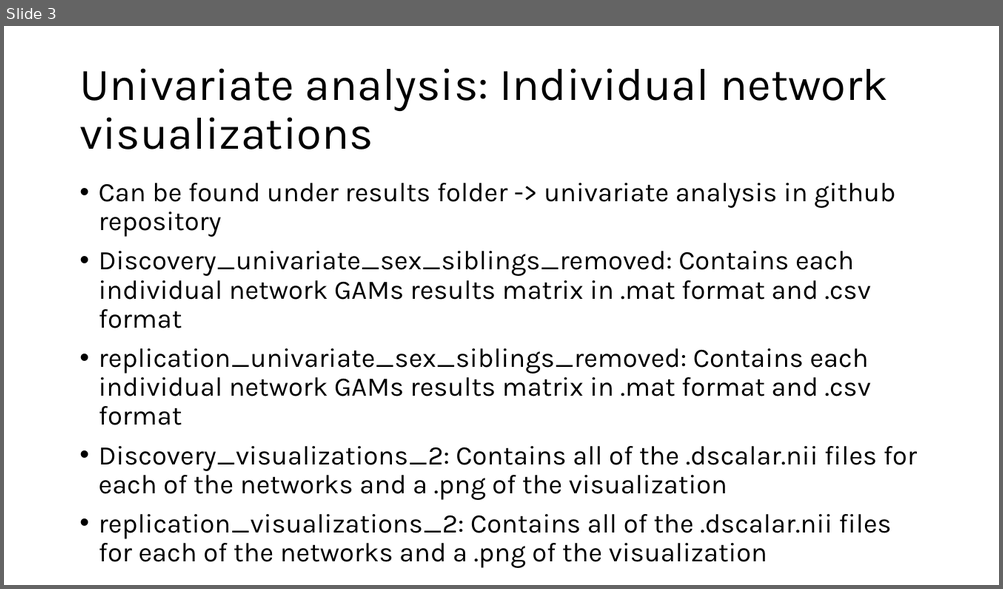
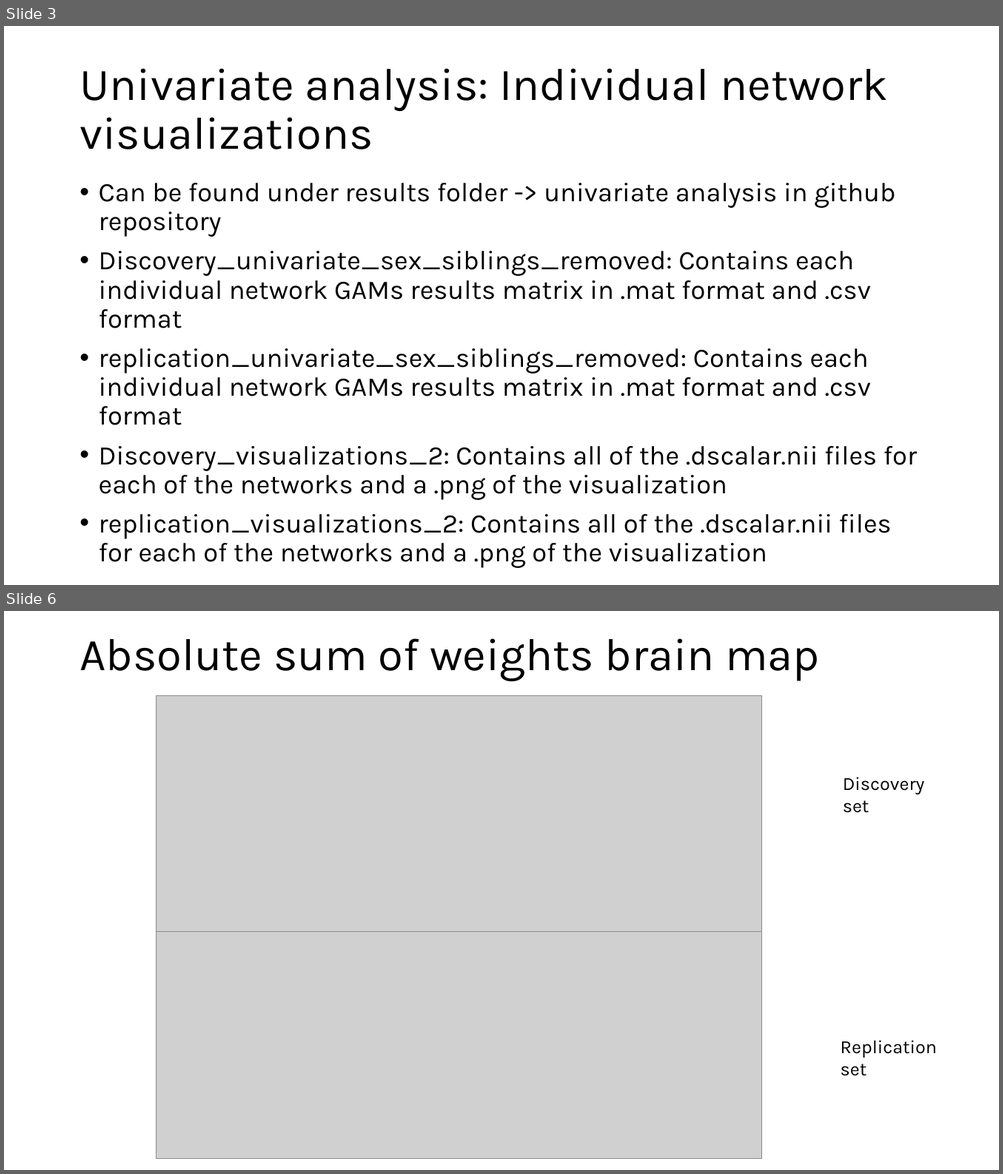
Before and after one commit to ashleychari/abcd_sex_pfn_replication, a slide deck: current_results.pptx. Shown one above the other, each under a label of ours: slide 3 before the commit, slides 3 and 6 after it; the slides between them are not shown. The pictures are 1003x589 and 1003x1174 pixels, drawn with LibreOffice and Linux fonts; fonts in the diff are those of the drawing; grey boxes stand for pictures. Boxes give left, top, right and bottom in pixels: in the first picture for what was removed or moved away, otherwise in the second. Text is boxed around its words. In the diff, an @@ line names an element or a change of style, - is before the commit and + after.

```diff
--- a/current_results.pptx
+++ b/current_results.pptx
@@ slide 6 added at [4,611,999,1170], background #FFFFFF @@
@@ title added at [79,638,819,681], 44 pt, text #000000 @@
+Absolute sum of weights brain map
@@ picture added at [156,696,761,932] @@
@@ text added at [842,777,925,813], 18 pt, text #000000 @@
+Discovery set
@@ picture added at [156,932,761,1159] @@
@@ text added at [840,1040,936,1076], 18 pt, text #000000 @@
+Replication set
```
Also in this commit, not shown: 1 slide changed, 1 other slide added, 23 other files.
